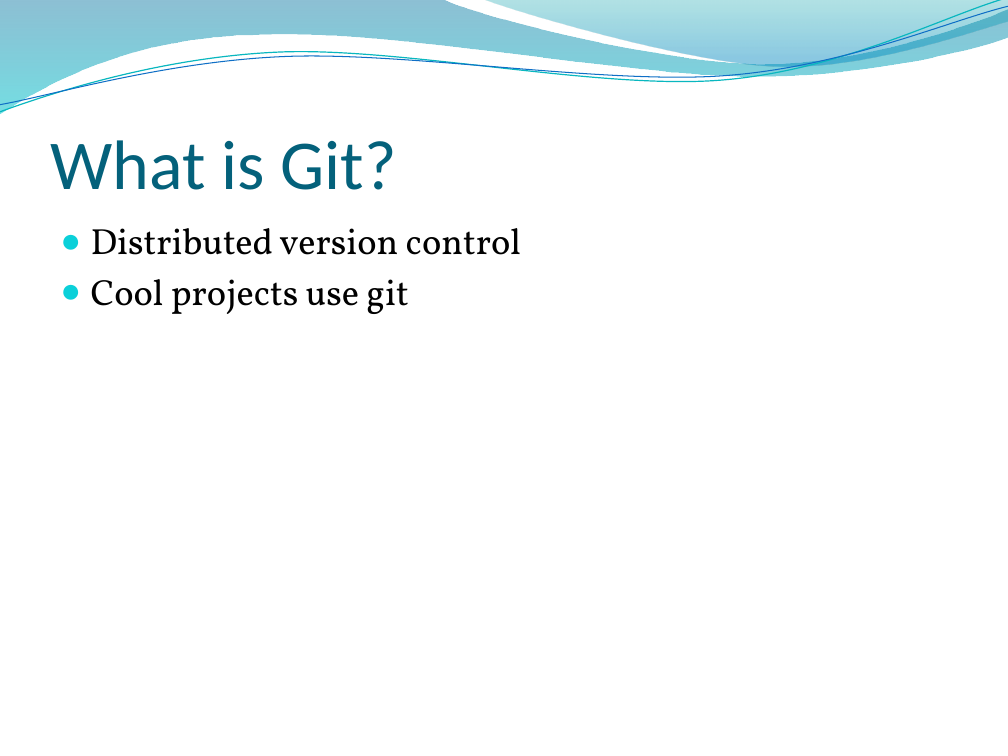
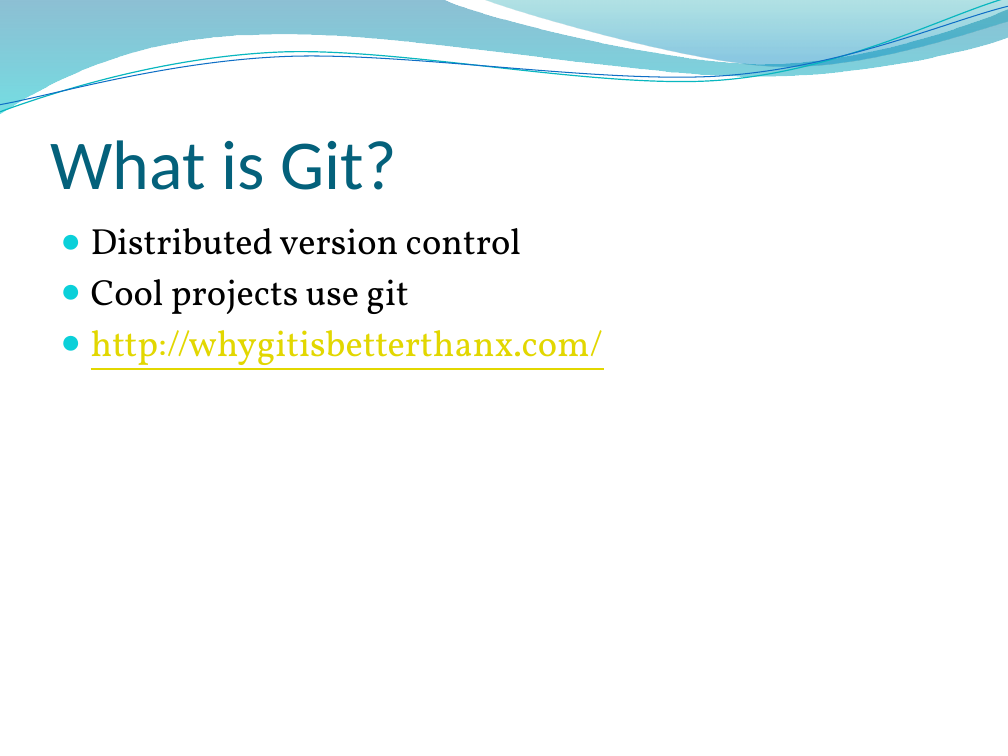
Before and after one commit to velociraptors/physio_mist, a slide deck: slide 2 of git_demo.pptx. Drawn at 1008x756 pixels with LibreOffice and Linux fonts; fonts in the diff are those of the drawing; background and template pictures are left out. Boxes give left, top, right and bottom in pixels: in the first picture for what was removed or moved away, otherwise in the second. Text is boxed around its words. In the diff, an @@ line names an element or a change of style, - is before the commit and + after.

```diff
--- a/git_demo.pptx
+++ b/git_demo.pptx
@@ text at bbox=[91, 330, 603, 370]: paragraph added @@
+● http://whygitisbetterthanx.com/
```
Also in this commit, not shown: 1 slide added, 1 slide removed.
